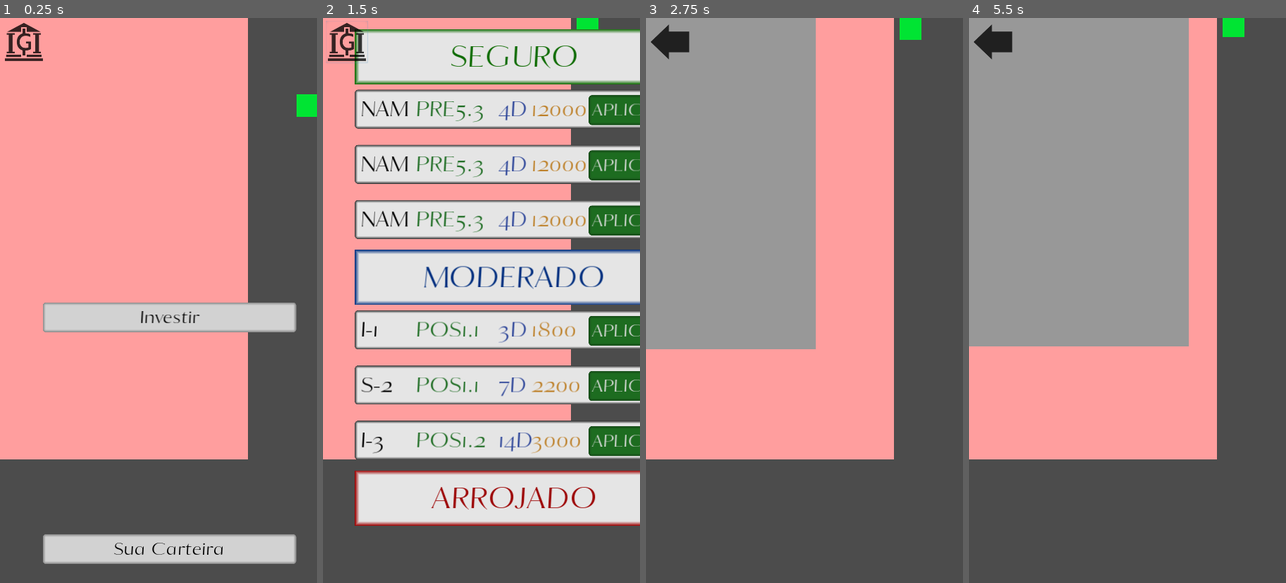
Above: before the commit, frames 1-4 (left to right).
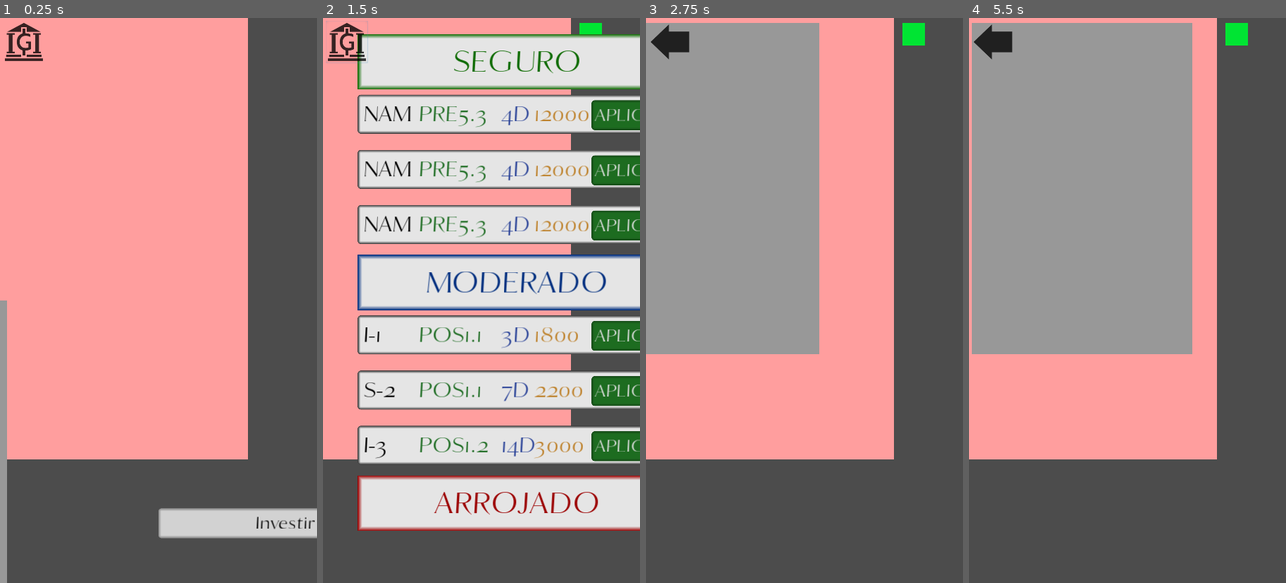
Above: after the commit, the same moments.

Repository: AndreMoukarzel/Grana-Preta
Game: Godot game, scene res://broker/Broker.tscn
Two runs of this game, one before a commit and one after it. Both use one fixed random seed, a clock stepped at 60 frames per second and the inputs below. This scene is started directly instead of the project's main scene.
Inputs (mouse positions are in pixels of both pictures, inside the frame that each line leads up to):
- Up to frame 1 (0.25 s): no input
- Up to frame 2 (1.5 s): click "Investir" at 0.5 s; click (348, 40) at 1.25 s
- Up to frame 3 (2.75 s): click "Sua Carteira" at 2 s
- Up to frame 4 (5.5 s): move the mouse to (1111, 413) at 2.77 s; click (1111, 413) at 2.92 s; tap Enter at 3.5, 5 s; drag from (1222, 385) to (1111, 413) at 3.52 s; tap Space at 4.25 s; move the mouse to (1032, 215) at 4.27 s; click (1032, 215) at 4.42 s; drag from (1143, 300) to (1032, 215) at 5.02 s

The runs differ from the first frame. In frame 1, 12% of the frame differs, in the area x 0-100%, y 13-100%; in frame 2, 34%, in the area x 10-100%, y 0-91%; in frame 3, 1.8%; in frame 4, 2.9%.
Error in both runs: Invalid get index '99' (on base: 'Array'). (res://broker/bond/BondGenerator.gd:38)

Commit message:
Broker's Camera only turns on after choosing a submenu

Diff:
--- a/broker/Broker.gd
+++ b/broker/Broker.gd
@@ -13,6 +13,7 @@
 	$Turtle.rect_position.x = self.rect_size.x * 0.8
 	$InvestmentMenu.rect_position.x = 1.5 * SCREEN_SIZE.x
 	$PortfolioMenu.rect_position.x = -1.5 * SCREEN_SIZE.x
+	$InvestmentMenu/BondDisplay/SwipeHandler.deactivate()
 
 
 func tween_menus(middle_position):
@@ -26,6 +27,7 @@
 	on_main_menu = false
 	$HUD/Back.icon = load("res://back_arrow.png")
 	tween_menus(-1.5 * SCREEN_SIZE.x)
+	$InvestmentMenu/BondDisplay/SwipeHandler.activate()
 
 
 func _on_Portfolio_pressed():
@@ -43,3 +45,4 @@
 		$HUD/Back.icon = load("res://city_icon.png")
 		tween_menus(0)
 		on_main_menu = true
+		$InvestmentMenu/BondDisplay/SwipeHandler.deactivate()
--- a/broker/Broker.tscn
+++ b/broker/Broker.tscn
@@ -101,14 +101,19 @@
 text = "Sua Carteira"
 
 [node name="InvestmentMenu" type="Control" parent="."]
+editor/display_folded = true
 margin_left = 576.0
 margin_right = 976.0
 margin_bottom = 600.0
 size_flags_vertical = 7
 
 [node name="BondDisplay" parent="InvestmentMenu" instance=ExtResource( 4 )]
+editor/display_folded = true
 margin_top = 20.0
 margin_bottom = 20.0
+
+[node name="SwipeHandler" parent="InvestmentMenu/BondDisplay" index="5"]
+editor/display_folded = true
 
 [node name="PortfolioMenu" type="Control" parent="."]
 editor/display_folded = true
@@ -127,3 +132,7 @@
 [connection signal="pressed" from="HUD/Back" to="." method="_on_Button_pressed"]
 [connection signal="pressed" from="Menu/Investments" to="." method="_on_Investments_pressed"]
 [connection signal="pressed" from="Menu/Portfolio" to="." method="_on_Portfolio_pressed"]
+
+[editable path="InvestmentMenu/BondDisplay"]
+
+[editable path="InvestmentMenu/BondDisplay/SwipeHandler"]
